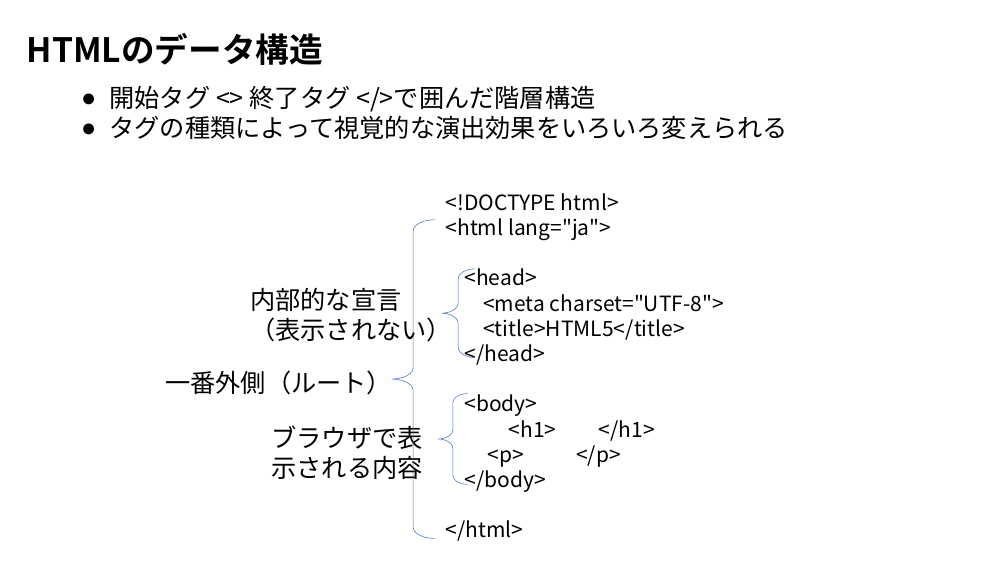
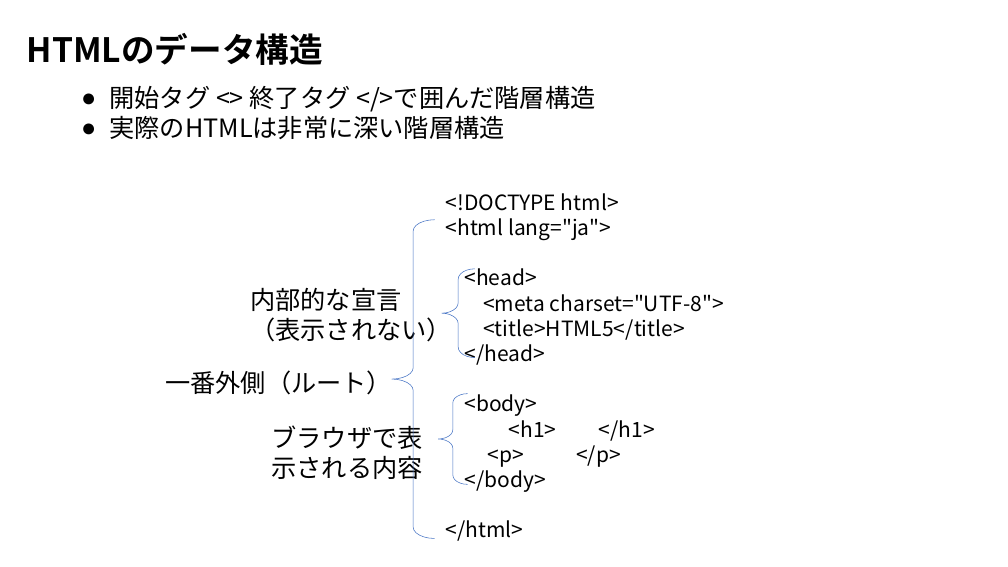
Before and after one commit to ueharaLab/bigdata4_scraper, a slide deck: slide 16 of bigdata4 scraper.pptx (slide 13 before the commit). Drawn at 1008x567 pixels with LibreOffice and Linux fonts; fonts in the diff are those of the drawing. Boxes give left, top, right and bottom in pixels: in the first picture for what was removed or moved away, otherwise in the second. Text is boxed around its words. In the diff, an @@ line names an element or a change of style, - is before the commit and + after.

```diff
--- a/bigdata4 scraper.pptx
+++ b/bigdata4 scraper.pptx
@@ text at (x1=110, y1=115, x2=505, y2=139): text changed @@
-● タグの種類によって視覚的な演出効果をいろいろ変えられる
+● 実際のHTMLは非常に深い階層構造
```
Also in this commit, not shown: 7 other slides changed, 4 slides added, 3 other files.
